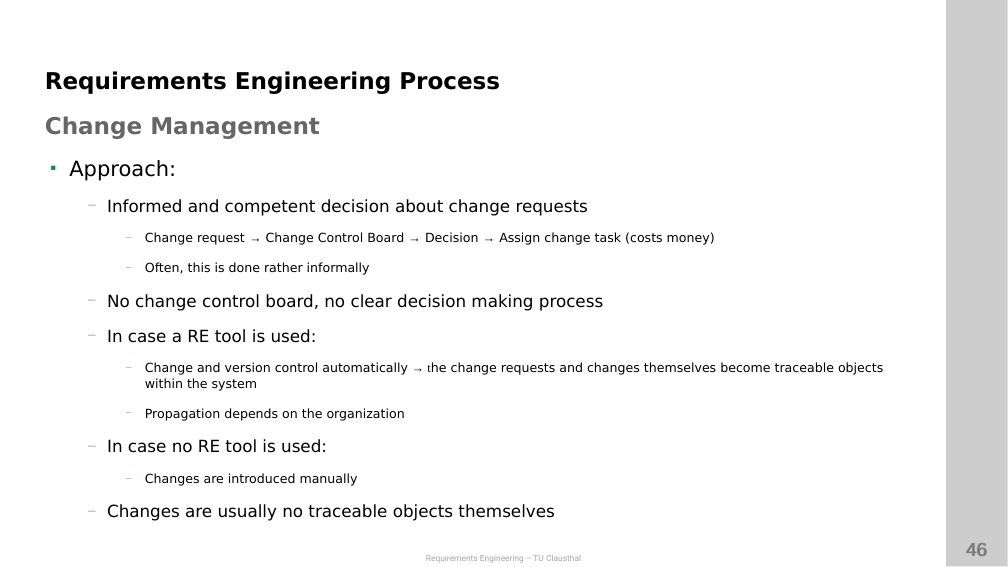
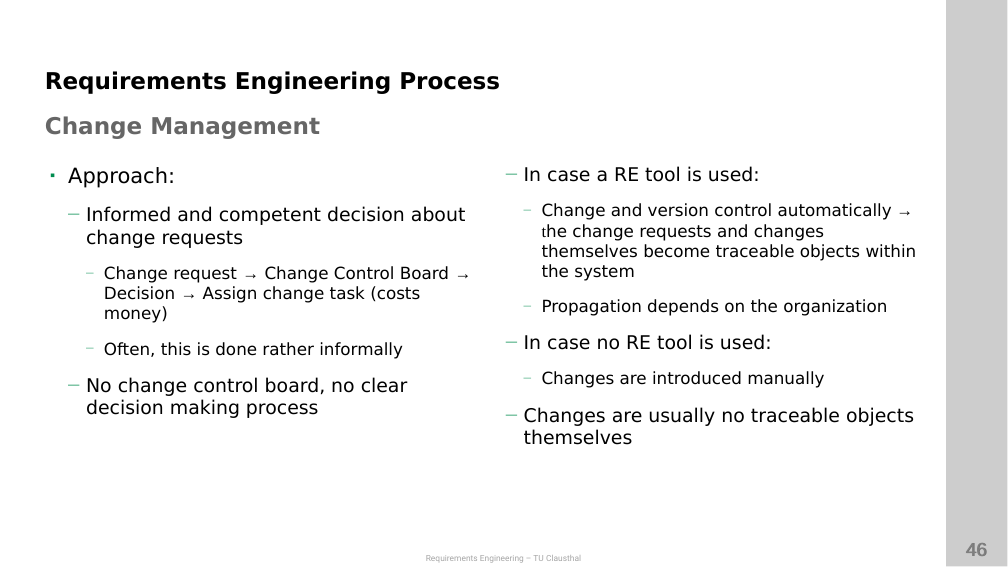
Before and after one commit to ETCE-LAB/teaching-material, a slide deck: slide 46 of Requirements-Engineering/RE-L01-Introduction.pptx. Drawn at 1008x567 pixels with LibreOffice and Linux fonts; fonts in the diff are those of the drawing; background and template pictures are left out. Boxes give left, top, right and bottom in pixels: in the first picture for what was removed or moved away, otherwise in the second. Text is boxed around its words. In the diff, an @@ line names an element or a change of style, - is before the commit and + after.

```diff
--- a/Requirements-Engineering/RE-L01-Introduction.pptx
+++ b/Requirements-Engineering/RE-L01-Introduction.pptx
@@ text "Approach:" at box(68, 166, 917, 445): size 16 to 18 pt in "Informed and competent decision about change requests", "No change control board, no clear decision ...", "In case a RE tool is used:", "In case no RE tool is used:" and 1 more places; size 12 to 16 pt in "Change request → Change Control Board → ...", "Often, this is done rather informally", "Change and version control automatically → the ...", "Propagation depends on the organization" and 1 more places; bullet ▪ to ◾; indent changed; columns 1 to 2 @@
```
Also in this commit, not shown: 33 other slides changed, 1 other file.
